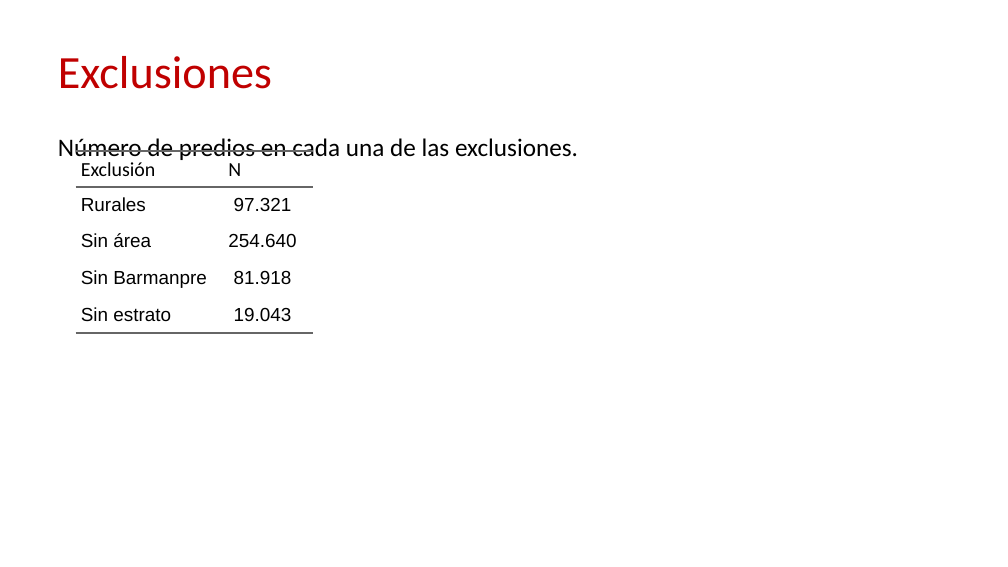
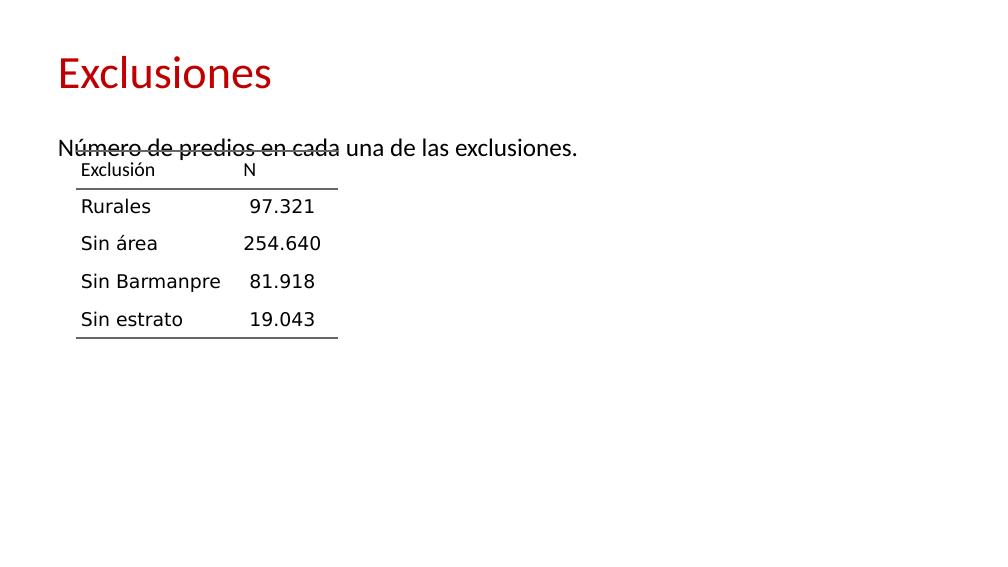
Before and after one commit to caavellanedag/210422_ESTUDIO_TASA_RENTA, a slide deck: slide 11 of reports/PRESENTACION_ESTUDIO_TASA_RENTA.pptx. Drawn at 1008x567 pixels with LibreOffice and Linux fonts; fonts in the diff are those of the drawing; background and template pictures are left out. Boxes give left, top, right and bottom in pixels: in the first picture for what was removed or moved away, otherwise in the second. Text is boxed around its words. In the diff, an @@ line names an element or a change of style, - is before the commit and + after.

```diff
--- a/reports/PRESENTACION_ESTUDIO_TASA_RENTA.pptx
+++ b/reports/PRESENTACION_ESTUDIO_TASA_RENTA.pptx
@@ table at bbox=[76, 151, 338, 567] @@
@@ font Arial to DejaVu Sans in "Rurales", "97.321", "Sin área", "254.640" and 4 more places @@
@@ table: place and size @@
-table at bbox=[76, 151, 313, 567]
+table at bbox=[76, 151, 338, 567]
```
Also in this commit, not shown: 4 other slides changed, 14 other files.
